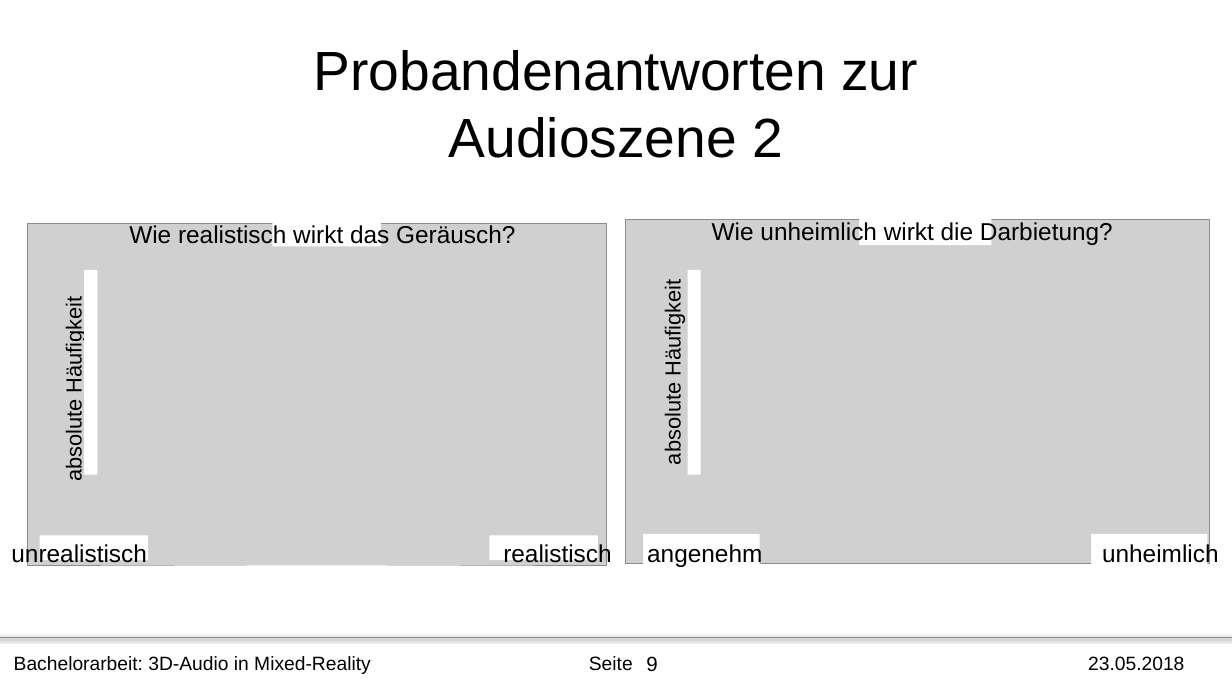
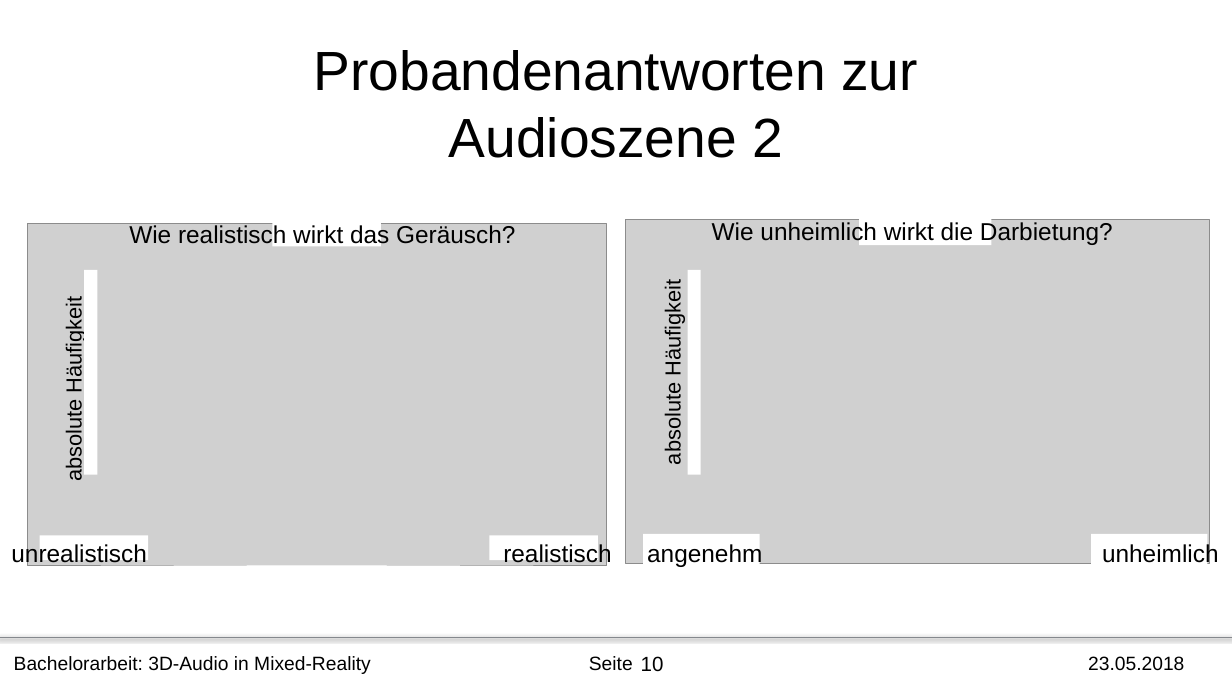
Before and after one commit to HendrikP96/Bachelorarbeit-Hendrik-Park-Hoerversuch-fuer-3D-Audio-in-AR, a slide deck: slide 10 of Kolloquium Hendrik Park .pptx (slide 9 before the commit). Drawn at 1232x693 pixels with LibreOffice and Linux fonts; fonts in the diff are those of the drawing; grey boxes stand for pictures; background and template pictures are left out. Boxes give left, top, right and bottom in pixels: in the first picture for what was removed or moved away, otherwise in the second. Text is boxed around its words. In the diff, an @@ line names an element or a change of style, - is before the commit and + after.

```diff
--- a/Kolloquium Hendrik Park .pptx
+++ b/Kolloquium Hendrik Park .pptx
@@ page number added at box(641, 656, 664, 672), 32 pt, text #000000 @@
+10
@@ page number removed at box(646, 656, 657, 672) @@
-9
```
Also in this commit, not shown: 2 other slides changed, 2 slides added, 2 other files.
